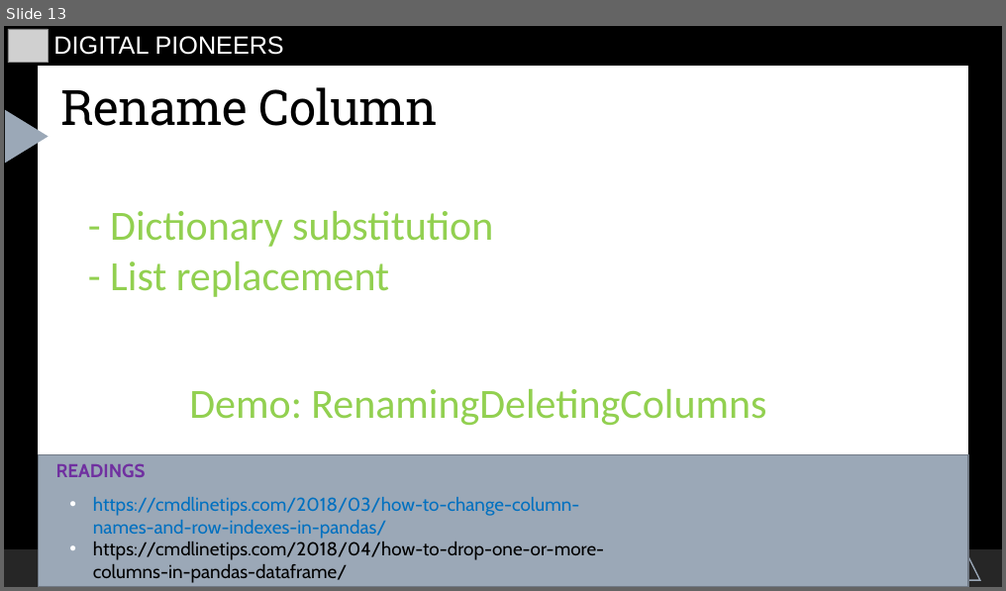
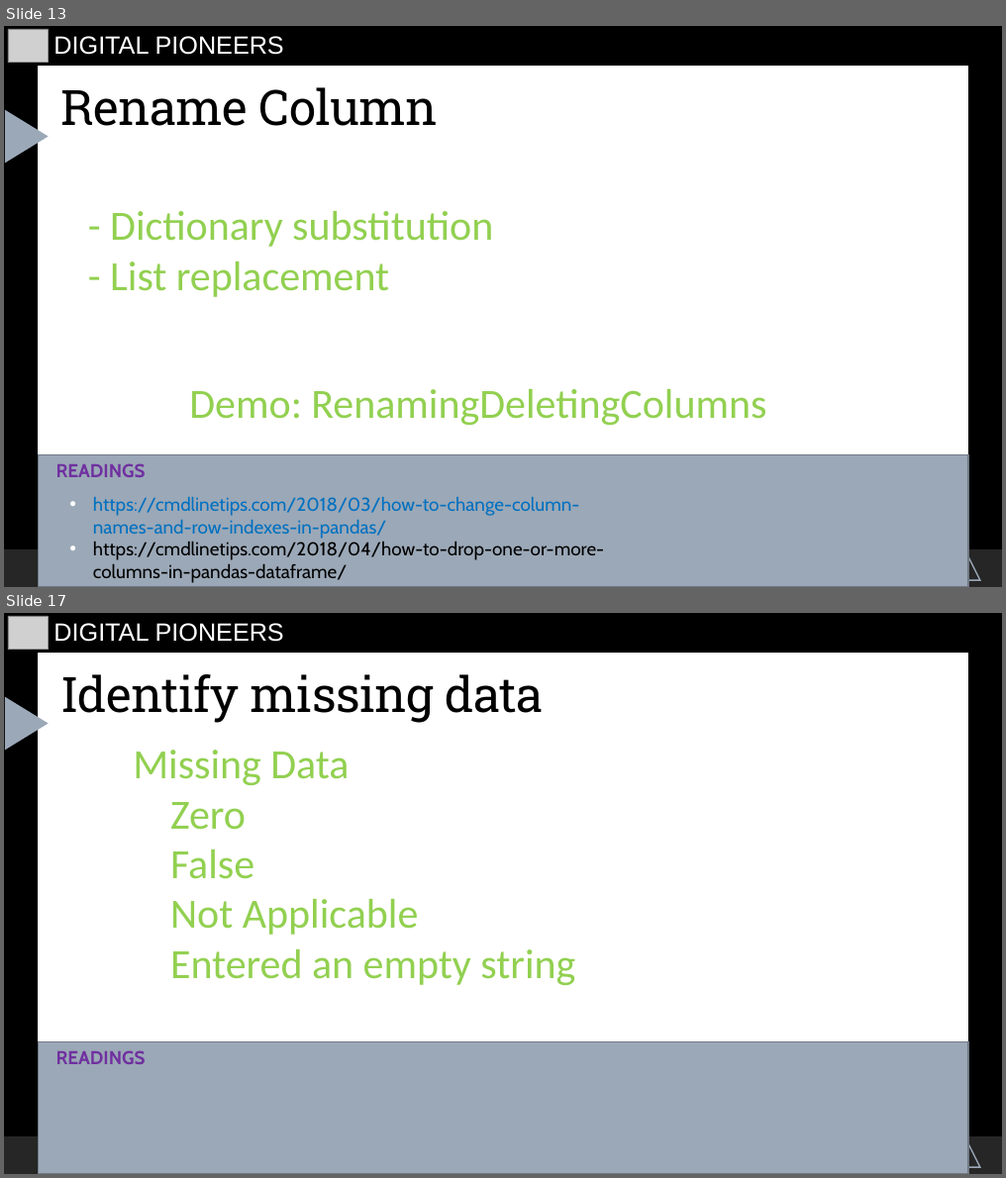
Before and after one commit to starswish2100/pythoninfinance, a slide deck: Introduction/hewei-material/5.Handling_Spreadsheets/HandlingSpreadsheets.odp. Shown one above the other, each under a label of ours: slide 13 before the commit, slides 13 and 17 after it; the slides between them are not shown. The pictures are 1006x591 and 1006x1178 pixels, drawn with LibreOffice and Linux fonts; fonts in the diff are those of the drawing; grey boxes stand for pictures. Boxes give left, top, right and bottom in pixels: in the first picture for what was removed or moved away, otherwise in the second. Text is boxed around its words. In the diff, an @@ line names an element or a change of style, - is before the commit and + after.

```diff
--- a/Introduction/hewei-material/5.Handling_Spreadsheets/HandlingSpreadsheets.odp
+++ b/Introduction/hewei-material/5.Handling_Spreadsheets/HandlingSpreadsheets.odp
@@ slide 17 added at <box>4,613,1002,1174</box>, background #000000; not listed: 5 template elements that a slide beside it also shows @@
@@ picture added at <box>8,616,49,650</box> @@
@@ text added at <box>54,623,284,642</box>, 24 pt, text #FFFFFF @@
+DIGITAL PIONEERS
@@ title added at <box>60,674,544,723</box>, 47 pt, text #000000 @@
+Identify missing data
@@ text added at <box>133,750,575,985</box>, 40 pt, text #92D050 @@
+– Missing Data
+  – Zero
+  – False
+  – Not Applicable
+  – Entered an empty string
@@ freeform shape added at <box>38,1042,968,1174</box>, fill #9BA8B7, outline #717A86 1.25 pt @@
@@ text added at <box>56,1051,146,1064</box>, 18 pt, text #7030A0, bold @@
+READINGS
```
Also in this commit, not shown: 7 other slides added, 4 other files.
